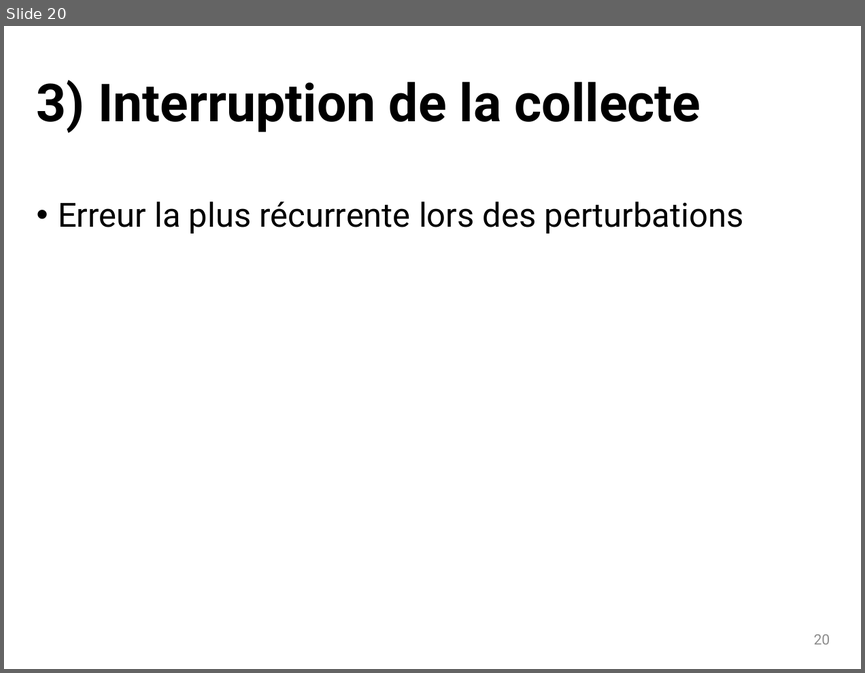
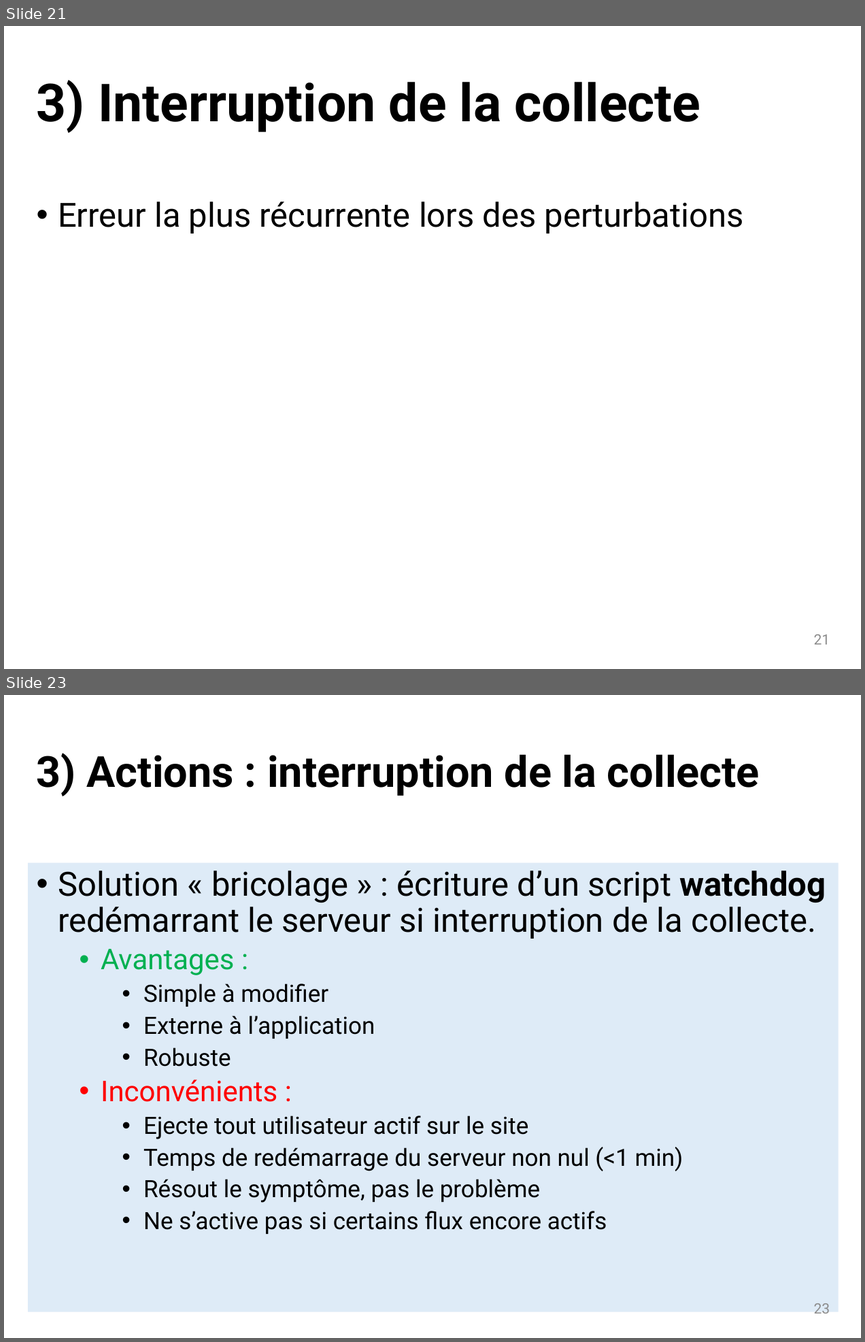
Before and after one commit to dosi-slides/2015_10_geomedia, a slide deck: slides.pptx. Shown one above the other, each under a label of ours: slide 20 before the commit, slides 21 and 23 after it; the slides between them are not shown. The pictures are 865x673 and 865x1342 pixels, drawn with LibreOffice and Linux fonts; fonts in the diff are those of the drawing. Boxes give left, top, right and bottom in pixels: in the first picture for what was removed or moved away, otherwise in the second. Text is boxed around its words. In the diff, an @@ line names an element or a change of style, - is before the commit and + after.

```diff
--- a/slides.pptx
+++ b/slides.pptx
@@ slide 23 added at (x1=4, y1=695, x2=861, y2=1338), background #FFFFFF @@
@@ title added at (x1=37, y1=753, x2=759, y2=796), 36 pt, text #000000, bold @@
+3) Actions : interruption de la collecte
@@ text added at (x1=28, y1=863, x2=838, y2=1312), fill #DEEBF7, 20 pt, text #000000 @@
+• Solution « bricolage » : écriture d’un script watchdog redémarrant le serveur si interruption de la collecte.
+  • Avantages :
+    • Simple à modifier
+    • Externe à l’application
+    • Robuste
+  • Inconvénients :
+    • Ejecte tout utilisateur actif sur le site
+    • Temps de redémarrage du serveur non nul (<1 min)
+    • Résout le symptôme, pas le problème
+    • Ne s’active pas si certains flux encore actifs
@@ page number added at (x1=814, y1=1303, x2=830, y2=1313), 12 pt, text #8C8C8C @@
+23
@@ what was slide 20 is now slide 21 @@
@@ page number at (x1=814, y1=634, x2=830, y2=644): text changed @@
-20
+21
```
Also in this commit, not shown: 4 slides changed, 3 other slides added, 1 slide removed.
